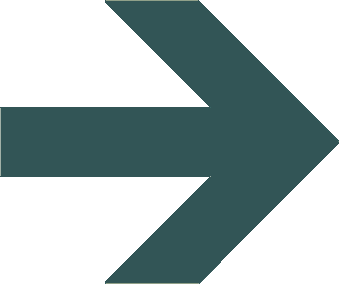
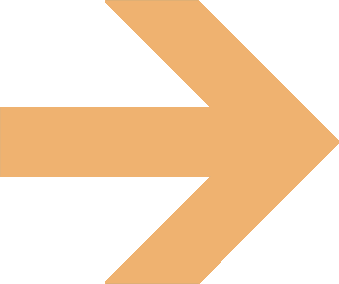
Layer changes from the first w=339, h=284 image to the second:
painted on "Layer 1" over [0, 0, 339, 284]
